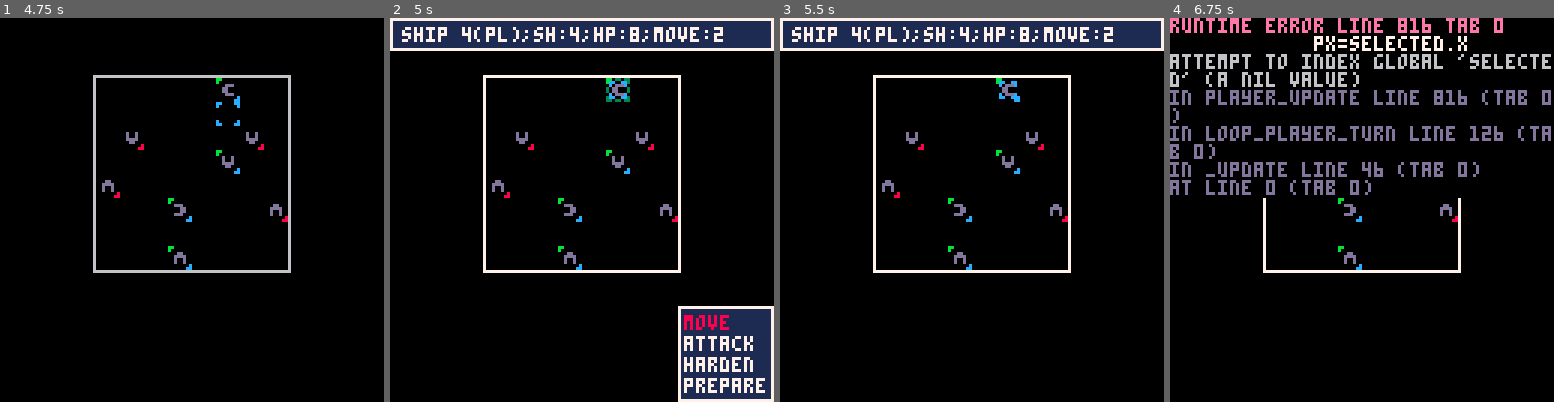
Above: before the commit, frames 1-4 (left to right).
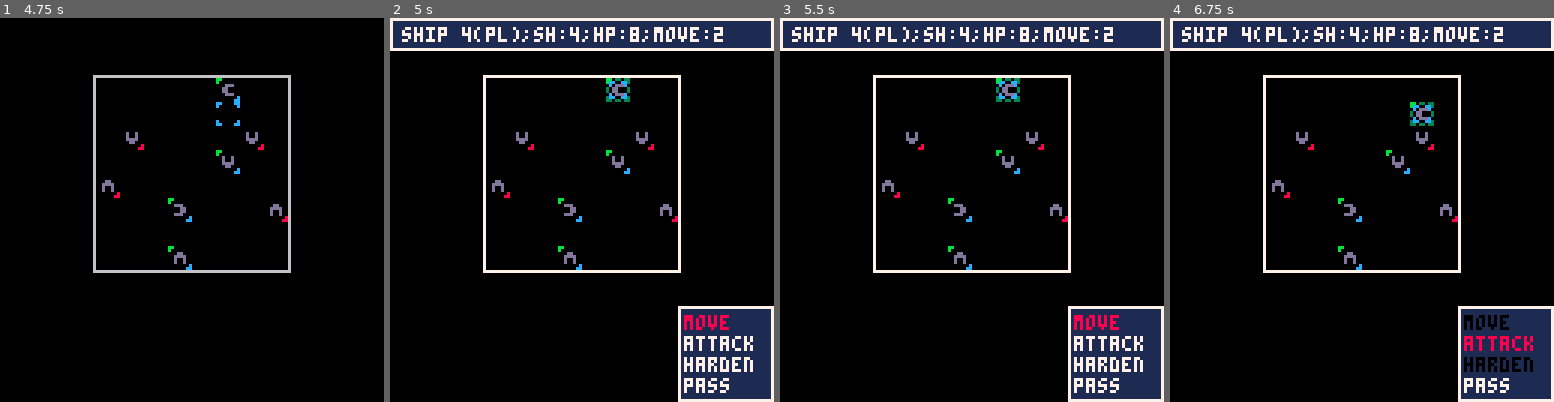
Above: after the commit, the same moments.

Repository: Dragonfoxing/p8projects
Game: PICO-8 cartridge Super Pico Wars Z/space_trpg.p8
Two runs of this game, one before a commit and one after it. Both use one fixed random seed, a clock stepped at 60 frames per second and the inputs below.
Inputs:
- Up to frame 1 (4.75 s): tap X (X key) at 0.33, 1.07, 1.85, 2.97, 4.08 s; tap O (Z key) at 0.7, 1.7, 2.1, 2.5, 2.9, 3.3, 3.7, 4.1, 4.5 s; hold Right 1.6-2.1 s; hold Up 2.15-2.42 s; hold Right 2.47-3.03 s; hold Left 3.08-3.58 s; hold Down 3.63-3.97 s; hold Right 4.02-4.68 s; hold Up from 4.73 s (still down)
- Up to frame 2 (5 s): keep holding Up; tap O (Z key) at 4.9 s
- Up to frame 3 (5.5 s): release Up at 5.03 s; hold Left from 5.08 s (still down); tap X (X key) at 5.2 s; tap O (Z key) at 5.3 s
- Up to frame 4 (6.75 s): release Left at 5.68 s; tap O (Z key) at 5.7, 6.1, 6.5 s; hold Down 5.73-6.03 s; hold Right 6.08-6.58 s; tap X (X key) at 6.32 s; hold Right from 6.63 s (still down)

Frame 1 is identical in both runs. In frame 2, 0.3% of the frame differs, in the area x 81-98%, y 93-98%; in frame 3, 6.4%; in frame 4, 22%, in the area x 0-100%, y 0-100%.
Error before the commit: runtime error line 816 tab 0; px=selected.x; attempt to index global 'selected' (a nil value)

Commit message:
todo.txt bugs squashed
also you can scroll through the command menu with only the up button or only the down button.  You do you.

Diff:
--- a/Super Pico Wars Z/cursor.lua
+++ b/Super Pico Wars Z/cursor.lua
@@ -20,63 +20,6 @@
 
 		check_hovered()
 	end
-
-
-	--[[
-	if(phase==0) then
-		if(btnp(4) and hovered!=nil and hovered.player and not is_unit_idle(hovered)) then
-		 selected=hovered
-		 phase=1
-		 get_movelist()
-		end
-	elseif(phase==1) then
-		if(btnp(4) and contains_move(px,py)) then
-			selected.x=px
-			selected.y=py
-			selected.moved=true
-			movelist=nil
-
-			getfirelist(true)
-
-			check_hovered()
-			phase=2
-		elseif(btnp(5)) then
-			selected=nil
-			phase=0
-			hovered=nil
-			movelist=nil
-			check_hovered()
-		end
-	elseif(phase==2) then
-		--selecting own self for dmg
-		--ends ship selection, no dmg
-		if(btnp(4) and hovered==selected) then
-			selected.attacked=true
-			selected=nil
-			hovered=nil
-			check_hovered()
-			if(check_if_out_of_moves(true)==true) then phase=3
-			else
-				phase=0
-			end
-		elseif(btnp(4) and contains_target(hovered)) then
-			--hovered.hp-=selected.wepdmg
-			damage_unit(hovered,selected.wepdmg)
-
-			selected.attacked=true
-			selected=nil
-			hovered=nil
-			movelist=nil
-
-			check_hovered()
-			if(check_if_out_of_moves(true)) then phase=3
-			else
-				phase=0
-			end
-		end
-	end
- ]]
-
 end
 
 function update_cursor_spr()
--- a/Super Pico Wars Z/player.lua
+++ b/Super Pico Wars Z/player.lua
@@ -6,6 +6,7 @@
     bring up the options menu
     ]]
     if(command==nil and btnp(4) and hovered!=nil and not show_opts and not is_unit_idle(hovered)) then
+        if(not hovered.player) then return end
         show_cmds=true
         selected=hovered
         if(selected.moved) then cmd_pos=1 end
@@ -57,6 +58,13 @@
 
             cmd_pos=0
             check_hovered()
+        elseif(btnp(5)) then
+            selected=nil
+            movelist=nil
+            command=nil
+
+            cmd_pos=0
+            check_hovered()
         end
     elseif(command==2) then
 
@@ -70,17 +78,21 @@
         if(cmd_pos==0 and selected.attacked) then cmd_pos+=2
         elseif(cmd_pos==1 and (selected.attacked or selected.moved)) then cmd_pos+=2
         else cmd_pos+=1 end
+    elseif(btnp(3) and cmd_pos==cmd_pos_max) then
+        if(selected.moved) then cmd_pos=1
+        else cmd_pos=0 end
     elseif(btnp(2) and cmd_pos>0) then
         if(cmd_pos==1 and selected.moved) then return
         elseif(cmd_pos==2 and selected.attacked) then cmd_pos-=2
         elseif(cmd_pos==3 and (selected.attacked or selected.moved)) then cmd_pos-=2
         else cmd_pos-=1 end
+    elseif(btnp(2) and cmd_pos==0) then cmd_pos=cmd_pos_max
     end
 
     if(btnp(5)) then
         show_cmds=false
         selected=nil
-        command=0
+        command=nil
         return
     end
 
@@ -101,6 +113,15 @@
             harden_shields(selected)
             selected=nil
             command=nil
+            cmd_pos=0
+            check_hovered()
+        elseif(command==3) then
+            --just doing "pass" for now
+            selected.moved=true
+            selected.attacked=true
+            selected=nil
+            command=nil
+            cmd_pos=0
             check_hovered()
         end
 
--- a/Super Pico Wars Z/space_trpg.p8
+++ b/Super Pico Wars Z/space_trpg.p8
@@ -216,9 +216,9 @@
 		color(7)
 	else print("harden",98,113) end
 	if(cmd_pos==3) then
-		print("prepare",98,120,8)
+		print("pass",98,120,8)
 		color(7)
-	else print("prepare",98,120) end
+	else print("pass",98,120) end
 end
 
 function _draw_optionbox()
@@ -309,63 +309,6 @@
 
 		check_hovered()
 	end
-
-
-	--[[
-	if(phase==0) then
-		if(btnp(4) and hovered!=nil and hovered.player and not is_unit_idle(hovered)) then
-		 selected=hovered
-		 phase=1
-		 get_movelist()
-		end
-	elseif(phase==1) then
-		if(btnp(4) and contains_move(px,py)) then
-			selected.x=px
-			selected.y=py
-			selected.moved=true
-			movelist=nil
-
-			getfirelist(true)
-
-			check_hovered()
-			phase=2
-		elseif(btnp(5)) then
-			selected=nil
-			phase=0
-			hovered=nil
-			movelist=nil
-			check_hovered()
-		end
-	elseif(phase==2) then
-		--selecting own self for dmg
-		--ends ship selection, no dmg
-		if(btnp(4) and hovered==selected) then
-			selected.attacked=true
-			selected=nil
-			hovered=nil
-			check_hovered()
-			if(check_if_out_of_moves(true)==true) then phase=3
-			else
-				phase=0
-			end
-		elseif(btnp(4) and contains_target(hovered)) then
-			--hovered.hp-=selected.wepdmg
-			damage_unit(hovered,selected.wepdmg)
-
-			selected.attacked=true
-			selected=nil
-			hovered=nil
-			movelist=nil
-
-			check_hovered()
-			if(check_if_out_of_moves(true)) then phase=3
-			else
-				phase=0
-			end
-		end
-	end
- ]]
-
 end
 
 function update_cursor_spr()
@@ -787,6 +730,7 @@
     bring up the options menu
     ]]
     if(command==nil and btnp(4) and hovered!=nil and not show_opts and not is_unit_idle(hovered)) then
+        if(not hovered.player) then return end
         show_cmds=true
         selected=hovered
         if(selected.moved) then cmd_pos=1 end
@@ -838,6 +782,13 @@
 
             cmd_pos=0
             check_hovered()
+        elseif(btnp(5)) then
+            selected=nil
+            movelist=nil
+            command=nil
+
+            cmd_pos=0
+            check_hovered()
         end
     elseif(command==2) then
 
@@ -851,17 +802,21 @@
         if(cmd_pos==0 and selected.attacked) then cmd_pos+=2
         elseif(cmd_pos==1 and (selected.attacked or selected.moved)) then cmd_pos+=2
         else cmd_pos+=1 end
+    elseif(btnp(3) and cmd_pos==cmd_pos_max) then
+        if(selected.moved) then cmd_pos=1
+        else cmd_pos=0 end
     elseif(btnp(2) and cmd_pos>0) then
         if(cmd_pos==1 and selected.moved) then return
         elseif(cmd_pos==2 and selected.attacked) then cmd_pos-=2
         elseif(cmd_pos==3 and (selected.attacked or selected.moved)) then cmd_pos-=2
         else cmd_pos-=1 end
+    elseif(btnp(2) and cmd_pos==0) then cmd_pos=cmd_pos_max
     end
 
     if(btnp(5)) then
         show_cmds=false
         selected=nil
-        command=0
+        command=nil
         return
     end
 
@@ -882,6 +837,15 @@
             harden_shields(selected)
             selected=nil
             command=nil
+            cmd_pos=0
+            check_hovered()
+        elseif(command==3) then
+            --just doing "pass" for now
+            selected.moved=true
+            selected.attacked=true
+            selected=nil
+            command=nil
+            cmd_pos=0
             check_hovered()
         end
 
--- a/Super Pico Wars Z/ui.lua
+++ b/Super Pico Wars Z/ui.lua
@@ -62,9 +62,9 @@
 		color(7)
 	else print("harden",98,113) end
 	if(cmd_pos==3) then
-		print("prepare",98,120,8)
+		print("pass",98,120,8)
 		color(7)
-	else print("prepare",98,120) end
+	else print("pass",98,120) end
 end
 
 function _draw_optionbox()
Not shown, changed: Super Pico Wars Z/todo.txt
